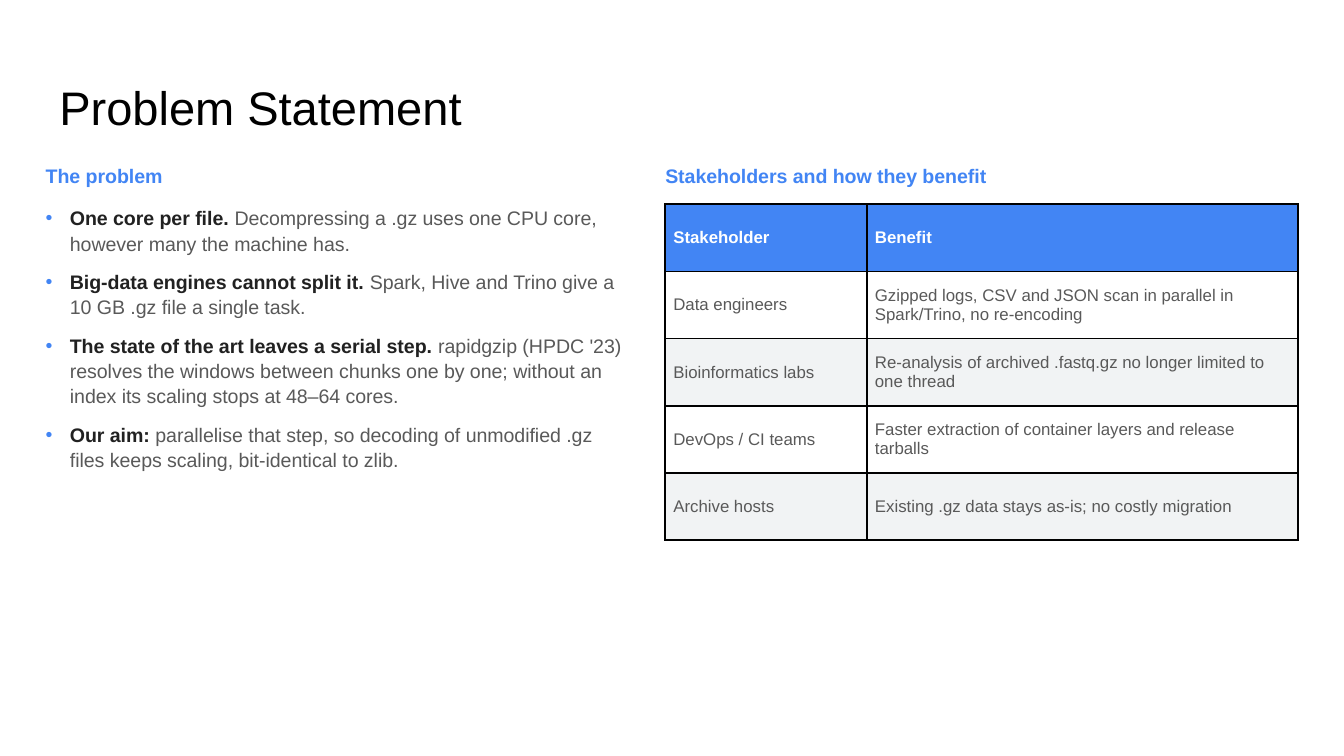
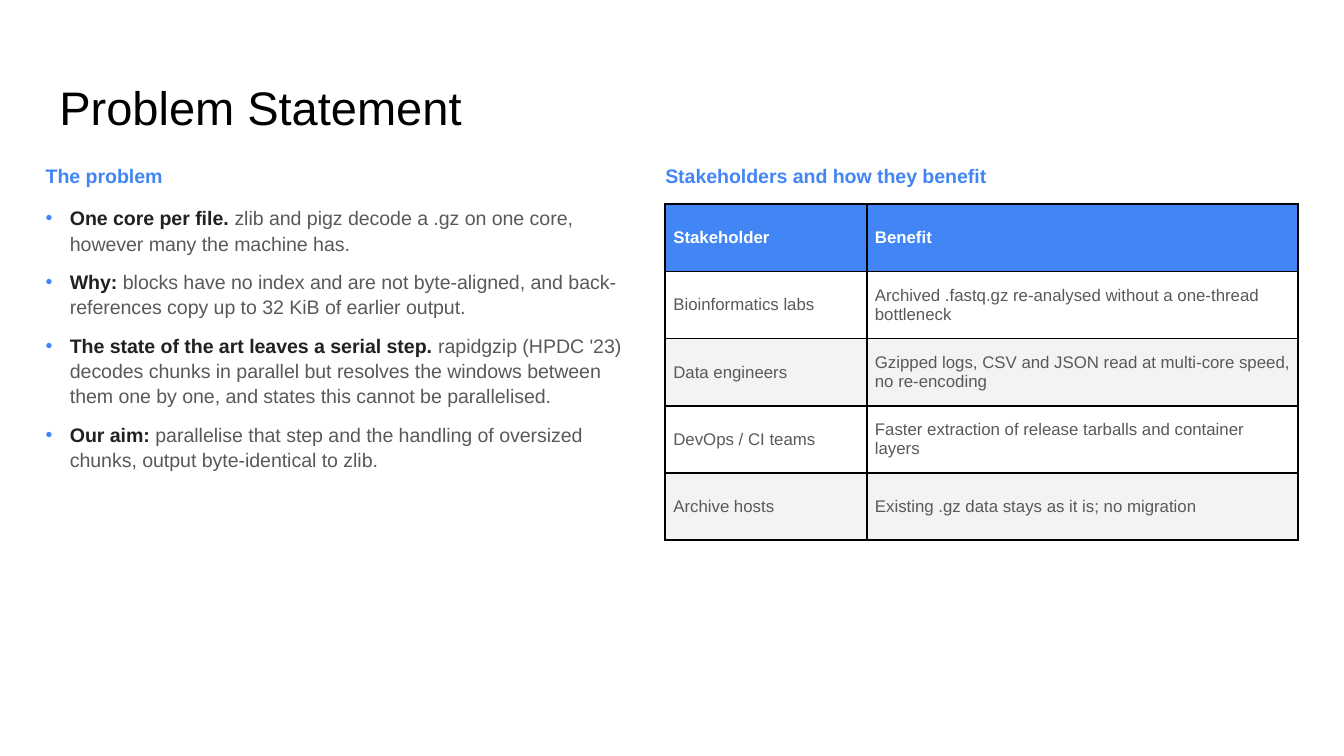
Before and after one commit to DarkDS13/riptide, a slide deck: slide 2 of docs/final/riptide_final_presentation.pptx. Drawn at 1344x756 pixels with LibreOffice and Linux fonts; fonts in the diff are those of the drawing. Boxes give left, top, right and bottom in pixels: in the first picture for what was removed or moved away, otherwise in the second. Text is boxed around its words. In the diff, an @@ line names an element or a change of style, - is before the commit and + after.

Commit message:
Fill the final presentation with measured results
Replace the prototype results and the to-be-measured cells with the
evaluation: correctness and scaling, window resolution across chunk
sizes, split-on-overflow and the comparison table, and update the block
diagram, achievements and conclusion to the implemented system.

```diff
--- a/docs/final/riptide_final_presentation.pptx
+++ b/docs/final/riptide_final_presentation.pptx
@@ table at [665, 204, 1298, 540] @@
-row 2, column 1: Data engineers
+row 2, column 1: Bioinformatics labs
-row 2, column 2: Gzipped logs, CSV and JSON scan in parallel in Spark/Trino, no re-encoding
+row 2, column 2: Archived .fastq.gz re-analysed without a one-thread bottleneck
-row 3, column 1: Bioinformatics labs
+row 3, column 1: Data engineers
-row 3, column 2: Re-analysis of archived .fastq.gz no longer limited to one thread
+row 3, column 2: Gzipped logs, CSV and JSON read at multi-core speed, no re-encoding
-row 4, column 2: Faster extraction of container layers and release tarballs
+row 4, column 2: Faster extraction of release tarballs and container layers
-row 5, column 2: Existing .gz data stays as-is; no costly migration
+row 5, column 2: Existing .gz data stays as it is; no migration
@@ text at [70, 210, 622, 471]: text changed @@
-• One core per file. Decompressing a .gz uses one CPU core, however many the machine has.
-• Big-data engines cannot split it. Spark, Hive and Trino give a 10 GB .gz file a single task.
-• The state of the art leaves a serial step. rapidgzip (HPDC '23) resolves the windows between chunks one by one; without an index its scaling stops at 48–64 cores.
-• Our aim: parallelise that step, so decoding of unmodified .gz files keeps scaling, bit-identical to zlib.
+• One core per file. zlib and pigz decode a .gz on one core, however many the machine has.
+• Why: blocks have no index and are not byte-aligned, and back-references copy up to 32 KiB of earlier output.
+• The state of the art leaves a serial step. rapidgzip (HPDC '23) decodes chunks in parallel but resolves the windows between them one by one, and states this cannot be parallelised.
+• Our aim: parallelise that step and the handling of oversized chunks, output byte-identical to zlib.
```
Also in this commit, not shown: 5 other slides changed, 1 slide added, 1 slide removed.
